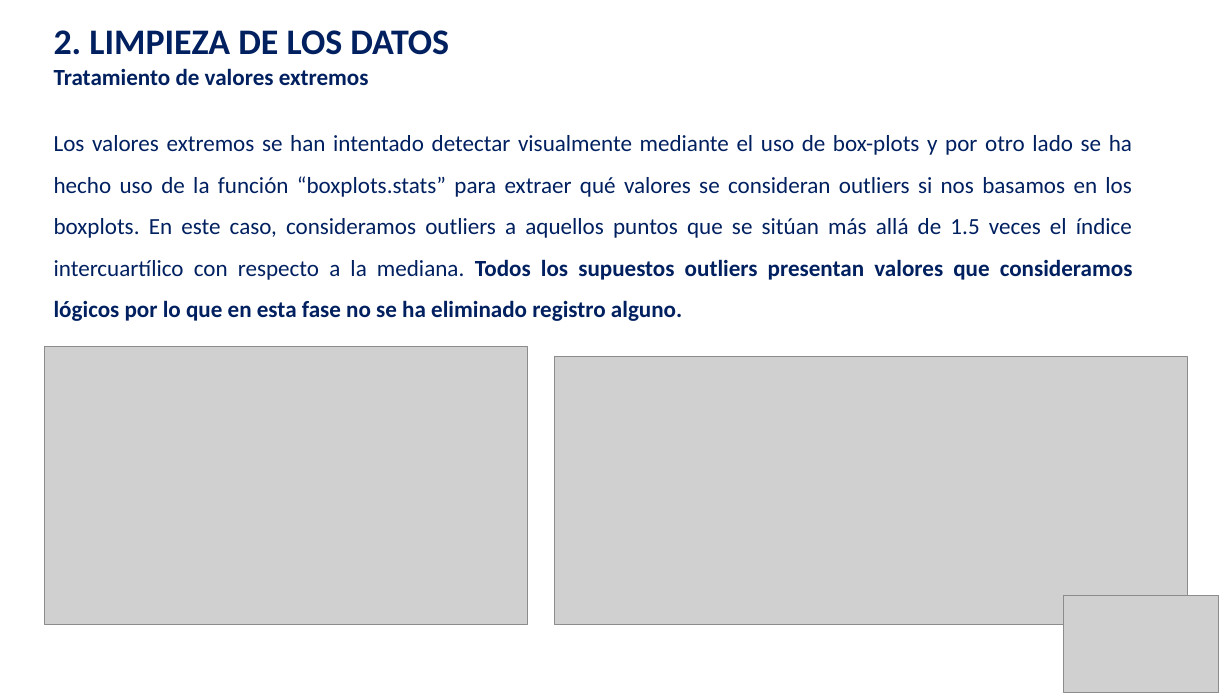
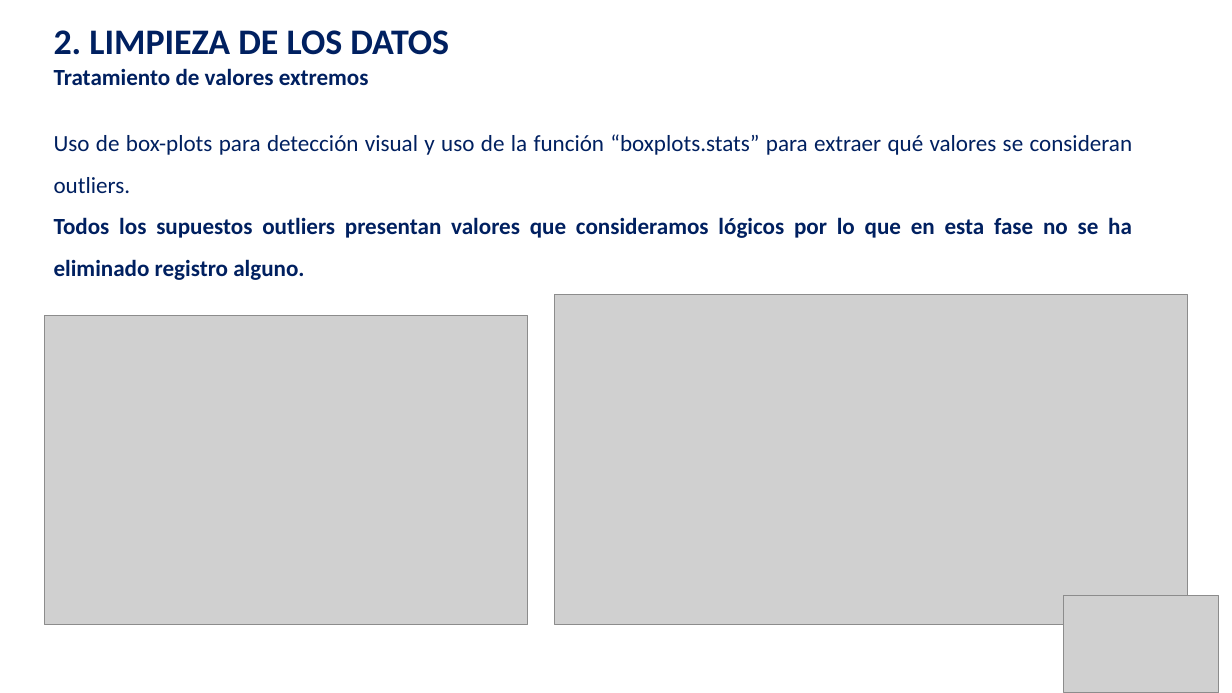
Before and after one commit to guiruha/DataCleaningUOC, a slide deck: slide 7 of Memoria_pres.pptx. Drawn at 1232x693 pixels with LibreOffice and Linux fonts; fonts in the diff are those of the drawing; grey boxes stand for pictures. Boxes give left, top, right and bottom in pixels: in the first picture for what was removed or moved away, otherwise in the second. Text is boxed around its words. In the diff, an @@ line names an element or a change of style, - is before the commit and + after.

```diff
--- a/Memoria_pres.pptx
+++ b/Memoria_pres.pptx
@@ text at box(54, 134, 1133, 280): text changed; bold on @@
-Los valores extremos se han intentado detectar visualmente mediante el uso de box-plots y por otro lado se ha hecho uso de la función “boxplots.stats” para extraer qué valores se consideran outliers si nos basamos en los boxplots. En este caso, consideramos outliers a aquellos puntos que se sitúan más allá de 1.5 veces el índice intercuartílico con respecto a la mediana. Todos los supuestos outliers presentan valores que consideramos lógicos por lo que en esta fase no se ha eliminado registro alguno.
+Uso de box-plots para detección visual y uso de la función “boxplots.stats” para extraer qué valores se consideran outliers.
+Todos los supuestos outliers presentan valores que consideramos lógicos por lo que en esta fase no se ha eliminado registro alguno.
@@ picture: place and size @@
-picture at box(555, 357, 1189, 625)
+picture at box(555, 295, 1189, 625)
@@ picture: place and size @@
-picture at box(44, 347, 528, 625)
+picture at box(44, 315, 528, 625)
```
Also in this commit, not shown: 4 other slides changed, 3 other files.
